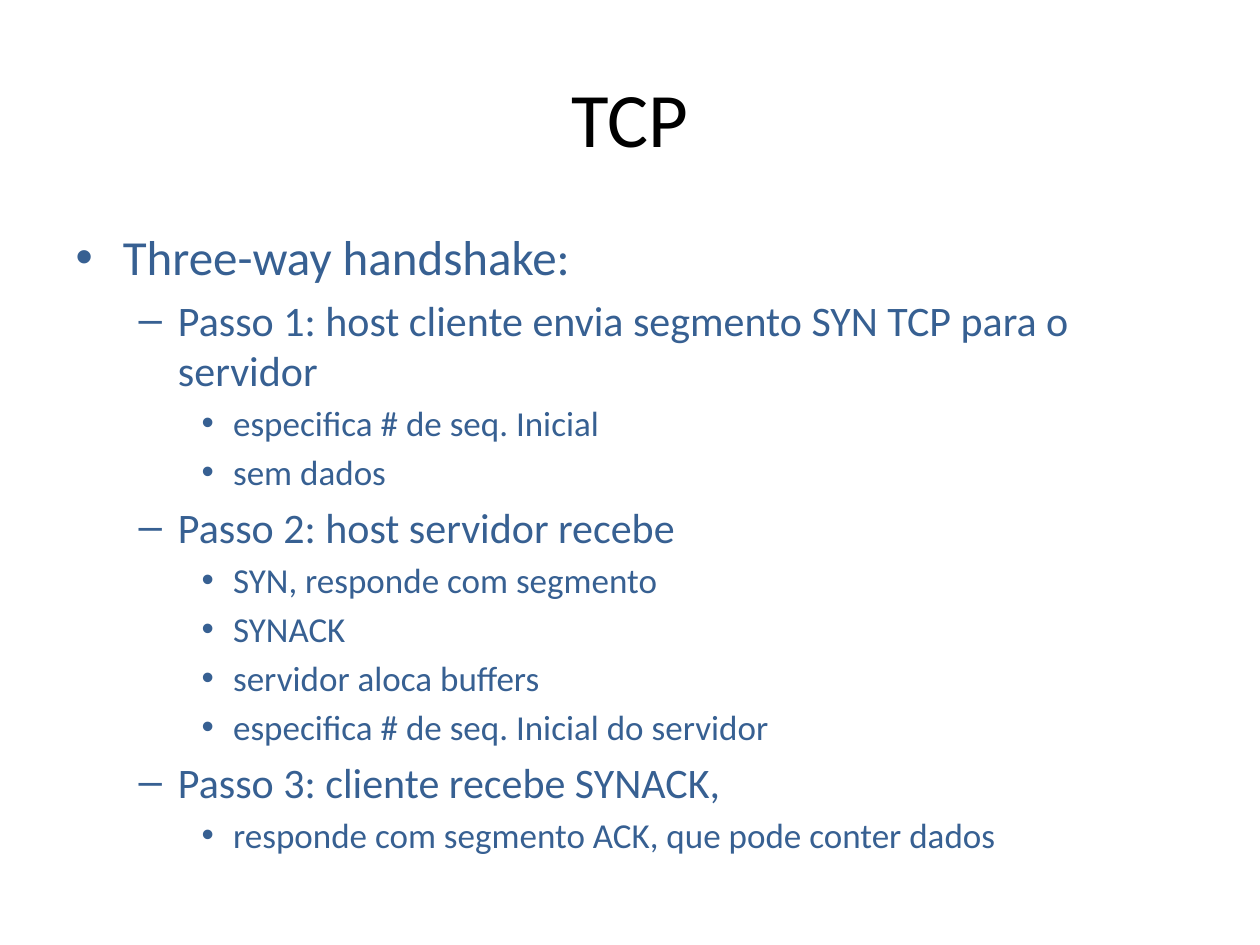
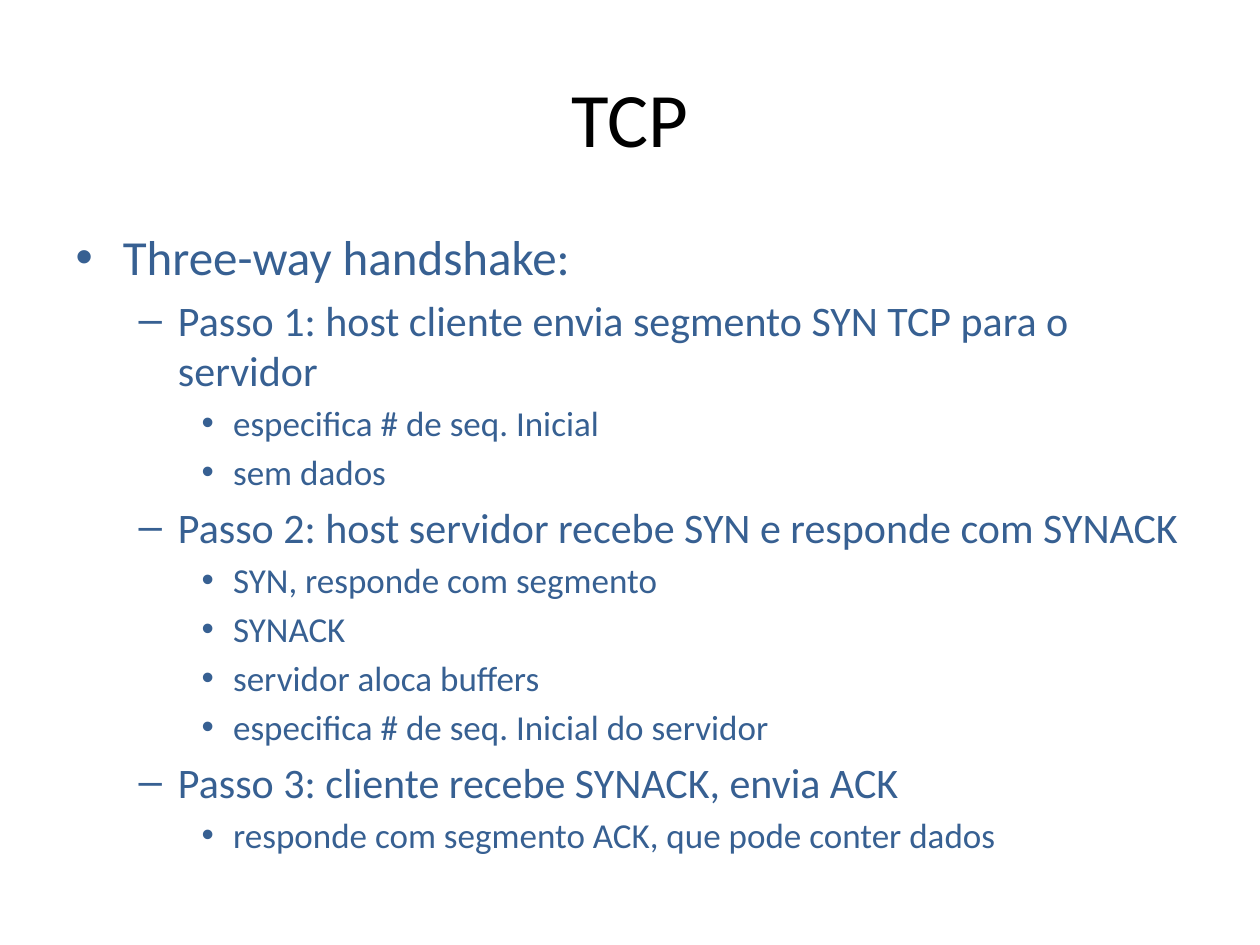
Before and after one commit to niviaquental/niviaquental.github.io, a slide deck: slide 12 of Presentations/Aula05-Transporte-UDP-TCP/05-Transporte-UDP-TCP.pptx. Drawn at 1260x945 pixels with LibreOffice and Linux fonts; fonts in the diff are those of the drawing; background and template pictures are left out. Boxes give left, top, right and bottom in pixels: in the first picture for what was removed or moved away, otherwise in the second. Text is boxed around its words. In the diff, an @@ line names an element or a change of style, - is before the commit and + after.

```diff
--- a/Presentations/Aula05-Transporte-UDP-TCP/05-Transporte-UDP-TCP.pptx
+++ b/Presentations/Aula05-Transporte-UDP-TCP/05-Transporte-UDP-TCP.pptx
@@ text at [178, 514, 1178, 550]: text changed @@
-  – Passo 2: host servidor recebe
+  – Passo 2: host servidor recebe SYN e responde com SYNACK
@@ text at [178, 769, 898, 803]: text changed @@
-  – Passo 3: cliente recebe SYNACK,
+  – Passo 3: cliente recebe SYNACK, envia ACK
```
Also in this commit, not shown: 4 other slides changed, 1 other file.
